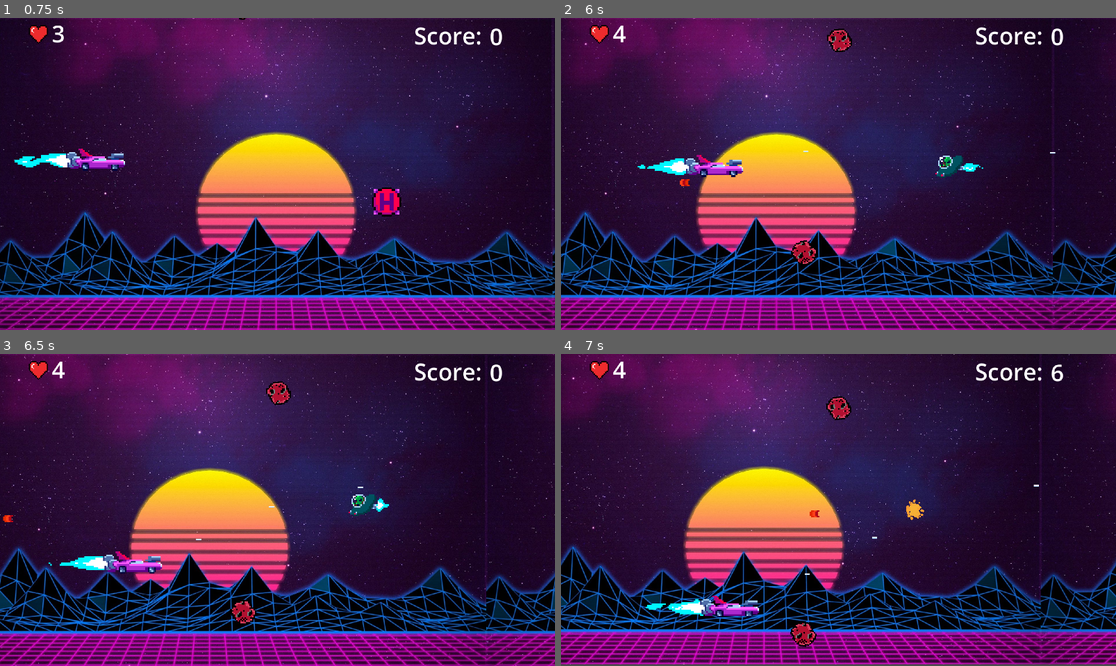
Above: before the commit, frames 1-4 (two rows, left to right).
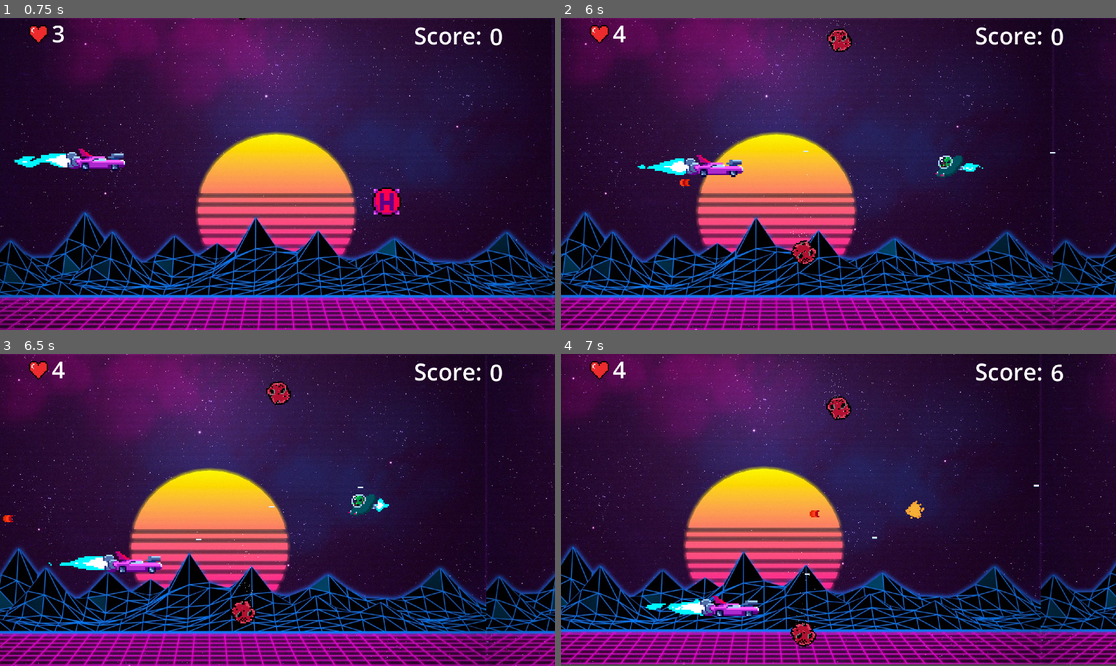
Above: after the commit, the same moments.

Repository: P0ddy/Project-Bentley
Game: Godot game, scene res://Scenes/Menu/main_menu.tscn
Two runs of this game, one before a commit and one after it. Both use one fixed random seed, a clock stepped at 60 frames per second and the inputs below. Sound files missing from this copy of the repository are replaced by a short silence.
Inputs:
- Up to frame 1 (0.75 s): click "Start Game" at 0.5 s
- Up to frame 2 (6 s): hold D (right) 1.28-2.03 s; hold Space (shoot) 1.28-2.03 s; hold S (down) 2.03-2.78 s; tap Space (shoot) at 2.1, 3.6, 5.1 s; hold D (right) 2.78-3.53 s; hold Space (shoot) 2.78-3.53 s; hold W (up) 3.53-4.28 s; hold Space (shoot) 4.28-5.03 s; hold A (left) 4.28-5.78 s; hold S (down) from 5.78 s (still down); hold Space (shoot) from 5.78 s (still down)
- Up to frame 3 (6.5 s): keep holding S (down); keep holding Space (shoot)
- Up to frame 4 (7 s): release S (down) at 6.53 s; release Space (shoot) at 6.53 s; hold D (right) from 6.53 s (still down); tap Space (shoot) at 6.6 s

Frame 1 is identical in both runs. In frame 2, less than 0.1% of the frame differs, in the area x 41-52%, y 0-80%; in frame 3, less than 0.1%; in frame 4, less than 0.1%, in the area x 40-66%, y 4-94%.

Commit message:
Adding Sounds, meteor effects

Diff:
--- a/Scenes/AudioScene/audio_player.gd
+++ b/Scenes/AudioScene/audio_player.gd
@@ -2,3 +2,9 @@
 
 func button_click():
 	$"ButtonClick".play()
+
+func Explosion():
+	$Explosion.play()
+
+func HealthPickup():
+	$HealthPickup.play()
--- a/Scenes/AudioScene/audio_player.tscn
+++ b/Scenes/AudioScene/audio_player.tscn
@@ -1,9 +1,11 @@
-[gd_scene load_steps=6 format=3 uid="uid://6iwvbo1m5m6b"]
+[gd_scene load_steps=8 format=3 uid="uid://6iwvbo1m5m6b"]
 
 [ext_resource type="AudioStream" uid="uid://cq3p4t3geslqo" path="res://Audio/Music/TestTrack.mp3" id="1_f5vyh"]
 [ext_resource type="Script" path="res://Scenes/AudioScene/audio_player.gd" id="1_xlrje"]
 [ext_resource type="AudioStream" uid="uid://dg76nxsecl12p" path="res://Audio/SFX/UI/Blip_Select_Mix.wav" id="2_lq12b"]
 [ext_resource type="AudioStream" uid="uid://bu2k1ttmler27" path="res://Audio/SFX/UI/Blip_Select_Mix2.wav" id="3_mjbdb"]
+[ext_resource type="AudioStream" uid="uid://cetxmc8txfe7" path="res://Audio/SFX/Enemy/Explosion_Mix.wav" id="5_bkskt"]
+[ext_resource type="AudioStream" uid="uid://duwfgtl3vdwqk" path="res://Audio/PickUps/HealthPickup.wav" id="6_p57gu"]
 
 [sub_resource type="AudioStreamRandomizer" id="AudioStreamRandomizer_ej65s"]
 streams_count = 2
@@ -24,3 +26,14 @@
 stream = ExtResource("1_f5vyh")
 autoplay = true
 bus = &"Music"
+
+[node name="Explosion" type="AudioStreamPlayer" parent="."]
+stream = ExtResource("5_bkskt")
+volume_db = -9.457
+pitch_scale = 0.53
+bus = &"SFX"
+
+[node name="HealthPickup" type="AudioStreamPlayer" parent="."]
+stream = ExtResource("6_p57gu")
+volume_db = 5.635
+bus = &"SFX"
--- a/Scenes/MainScene/Enemy.gd
+++ b/Scenes/MainScene/Enemy.gd
@@ -54,7 +54,7 @@
 		queue_free()
 
 	if health == 0:
-		$DeathSound.play()
+		AudioPlayer.Explosion()
 
 	if health == 0:
 		var explosion = Explosion.instantiate()
--- a/Scenes/MainScene/PickUps/health_pick_up.gd
+++ b/Scenes/MainScene/PickUps/health_pick_up.gd
@@ -7,4 +7,5 @@
 	if body.is_in_group("Player"):
 		player = body
 		Global.health += 1
+		AudioPlayer.HealthPickup()
 		queue_free()
--- a/Scenes/MainScene/enemy.tscn
+++ b/Scenes/MainScene/enemy.tscn
@@ -1,11 +1,10 @@
-[gd_scene load_steps=21 format=3 uid="uid://df2u7u7wedi5c"]
+[gd_scene load_steps=19 format=3 uid="uid://df2u7u7wedi5c"]
 
 [ext_resource type="Script" path="res://Scenes/MainScene/Enemy.gd" id="1_k3467"]
 [ext_resource type="Texture2D" uid="uid://dl1m1byu24q5n" path="res://Assets/Ufo-Idle-Sheet.png" id="2_3khfd"]
 [ext_resource type="Texture2D" uid="uid://0y15fyppumw6" path="res://Assets/muzzle3.png" id="3_7l023"]
 [ext_resource type="AudioStream" uid="uid://c4l6ib0lrgqdl" path="res://Audio/SFX/Enemy/movement/Bewegung_Mix2.wav" id="4_oirtt"]
 [ext_resource type="AudioStream" uid="uid://dh1gxt613u7q2" path="res://Audio/SFX/Enemy/movement/Bewegung_Mix.wav" id="7_ll8mq"]
-[ext_resource type="AudioStream" uid="uid://cetxmc8txfe7" path="res://Audio/SFX/Enemy/Explosion_Mix.wav" id="8_k8nt5"]
 
 [sub_resource type="RectangleShape2D" id="RectangleShape2D_sarjd"]
 size = Vector2(95, 76)
@@ -110,11 +109,6 @@
 stream_1/stream = ExtResource("4_oirtt")
 stream_1/weight = 1.0
 
-[sub_resource type="AudioStreamRandomizer" id="AudioStreamRandomizer_notoi"]
-streams_count = 1
-stream_0/stream = ExtResource("8_k8nt5")
-stream_0/weight = 1.0
-
 [node name="Enemy" type="CharacterBody2D"]
 motion_mode = 1
 script = ExtResource("1_k3467")
@@ -161,11 +155,6 @@
 volume_db = 2.111
 bus = &"SFX"
 
-[node name="DeathSound" type="AudioStreamPlayer2D" parent="."]
-stream = SubResource("AudioStreamRandomizer_notoi")
-volume_db = -2.384
-bus = &"SFX"
-
 [connection signal="timeout" from="ShootSpeed" to="." method="_on_shoot_speed_timeout"]
 [connection signal="body_entered" from="Detection" to="." method="_on_detection_body_entered"]
 [connection signal="finished" from="HitSounds" to="." method="_on_idle_sounds_finished"]
--- a/Scenes/MainScene/meteor.gd
+++ b/Scenes/MainScene/meteor.gd
@@ -3,6 +3,7 @@
 
 var Explosion = preload("res://Scenes/MainScene/explosion.tscn")
 
+@onready var sprite_damage_color = $Sprite2D
 @export var minspeed = 50
 @export var maxspeed = 250
 @export var minRotationRate = -25
@@ -29,6 +30,11 @@
 
 func enemy_hit():
 	health -= 1
+	$Sprite2D.modulate = Color.DARK_RED
+	await get_tree().create_timer(0.1).timeout
+	$Sprite2D.modulate = Color.WHITE
+	$HitSound.play()
+
 	if health == 0:
 		Global.camera.screen_shake(4, 4, 0.05)
 		Global.score += 3
@@ -38,6 +44,7 @@
 		var explosion = Explosion.instantiate()
 		explosion.global_position = global_position
 		get_tree().current_scene.add_child(explosion)
+		AudioPlayer.Explosion()
 
 func _on_visible_on_screen_notifier_2d_screen_exited():
 	queue_free()
--- a/Scenes/MainScene/meteor.tscn
+++ b/Scenes/MainScene/meteor.tscn
@@ -1,8 +1,9 @@
-[gd_scene load_steps=6 format=3 uid="uid://ft25ecra3w7y"]
+[gd_scene load_steps=7 format=3 uid="uid://ft25ecra3w7y"]
 
 [ext_resource type="Script" path="res://Scenes/MainScene/meteor.gd" id="1_otrwl"]
 [ext_resource type="Texture2D" uid="uid://bvpc1e5leh1tf" path="res://Assets/Enemy's/Asteroid-Sheet_Big.png" id="2_0jyhn"]
 [ext_resource type="Script" path="res://Scenes/MainScene/Sprite2D.gd" id="3_bvte5"]
+[ext_resource type="AudioStream" uid="uid://dulnaw6dvjr63" path="res://Audio/SFX/Enemy/MeteorHit.wav" id="4_0bykt"]
 
 [sub_resource type="CircleShape2D" id="CircleShape2D_y1tup"]
 radius = 45.0444
@@ -32,5 +33,21 @@
 scale = Vector2(4.93, 4.93)
 shape = SubResource("CircleShape2D_qv4ys")
 
+[node name="HitSound" type="AudioStreamPlayer2D" parent="."]
+stream = ExtResource("4_0bykt")
+volume_db = 13.833
+pitch_scale = 1.24
+bus = &"SFX"
+
+[node name="CPUParticles2D" type="CPUParticles2D" parent="."]
+amount = 143
+explosiveness = 0.25
+randomness = 0.81
+emission_shape = 1
+emission_sphere_radius = 51.03
+gravity = Vector2(0, -200)
+radial_accel_min = 2.6
+radial_accel_max = 69.11
+
 [connection signal="screen_exited" from="VisibleOnScreenNotifier2D" to="." method="_on_visible_on_screen_notifier_2d_screen_exited"]
 [connection signal="body_entered" from="DamageArea" to="." method="_on_damage_area_body_entered"]
--- a/Scenes/MainScene/player.tscn
+++ b/Scenes/MainScene/player.tscn
@@ -174,6 +174,7 @@
 }]
 
 [sub_resource type="AudioStreamRandomizer" id="AudioStreamRandomizer_rwwgp"]
+random_pitch = 1.19
 streams_count = 3
 stream_0/stream = ExtResource("10_vibwc")
 stream_0/weight = 1.0
@@ -228,11 +229,11 @@
 
 [node name="GetDamage" type="AudioStreamPlayer" parent="."]
 stream = ExtResource("5_t36ud")
+volume_db = -8.709
+bus = &"SFX"
 
 [node name="ShootingSound" type="AudioStreamPlayer2D" parent="."]
 stream = SubResource("AudioStreamRandomizer_rwwgp")
-volume_db = -8.447
-pitch_scale = 0.89
 bus = &"SFX"
 
 [connection signal="timeout" from="AttackSpeedTimer" to="." method="_on_attack_speed_timer_timeout"]
Not shown, added: Audio/PickUps/HealthPickup.wav.import
Not shown, added: Audio/SFX/Enemy/MeteorHit.wav.import
Not shown, added: Audio/PickUps/HealthPickup.wav
Not shown, added: Audio/SFX/Enemy/MeteorHit.wav
